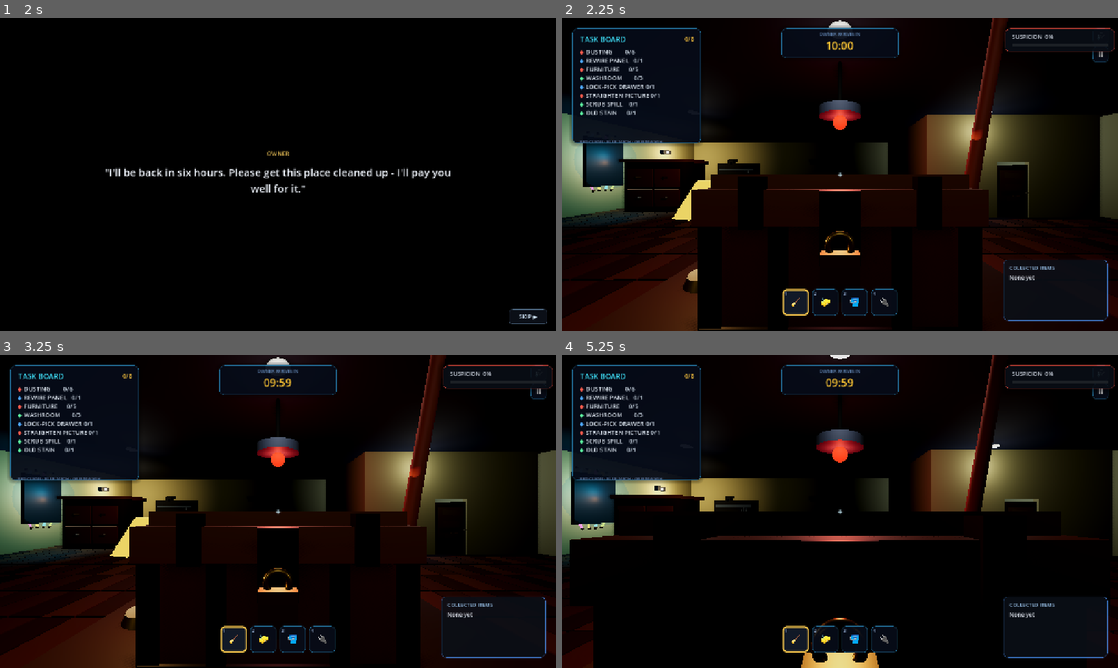
Above: before the commit, frames 1-4 (two rows, left to right).
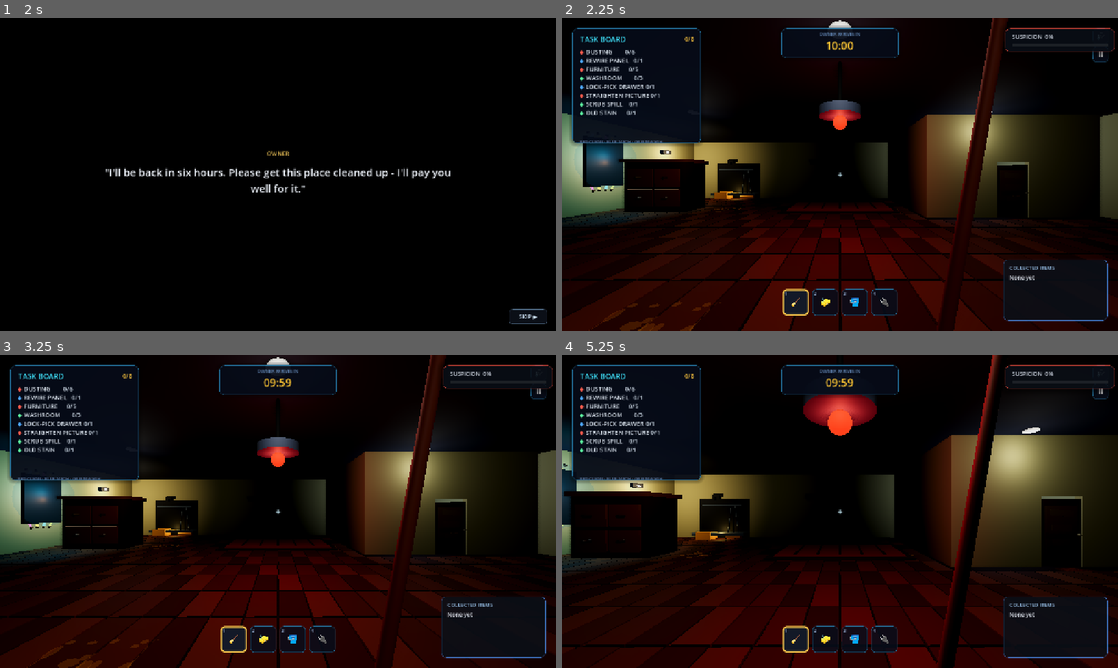
Above: after the commit, the same moments.

Repository: hisir-sys/buildathon-bdmi26-
Game: Godot game, scene res://scenes/start_menu.tscn
Same seed, same stepped clock (60 frames per second), same inputs: the game is played once before the commit and once after it.
Inputs (mouse positions are in pixels of both pictures, inside the frame that each line leads up to):
- Up to frame 1 (2 s): click "START" at 0.5 s; click "START" at 1.25 s
- Up to frame 2 (2.25 s): click "SKIP ▶" at 2 s
- Up to frame 3 (3.25 s): click "🔊" at 2.75 s
- Up to frame 4 (5.25 s): click "Ⅱ" at 3.5 s; tap Enter (ui_accept) at 4.25, 4.52, 5 s; move the mouse to (867, 511) at 4.27 s; hold E (interact) 4.28-5.03 s; hold W (move_forward) from 4.28 s (still down); click (867, 511) at 4.42 s; move the mouse to (812, 511) at 5.02 s; tap Space (toggle_door) at 5.1 s

Frame 1 is identical in both runs. In frame 2, 16% of the frame differs, in the area x 4-80%, y 32-100%; in frame 3, 16%; in frame 4, 37%, in the area x 0-100%, y 0-100%.

Commit message:
NEW FEATURES1

Diff:
--- a/scripts/main_room.gd
+++ b/scripts/main_room.gd
@@ -307,7 +307,10 @@
 	# Not movable. Needs the key (see _build_key).
 	var chest := StaticBody3D.new()
 	chest.name = "TreasureChest"
-	chest.position = Vector3(0.0, 0.1, 2.8)
+	# Wall-mounted placement: the desk sits flush against the front wall and
+	# the chest faces back into the room instead of pointing into the wall.
+	chest.position = Vector3(0.0, 0.1, 8.95)
+	chest.rotation_degrees.y = 180.0
 	chest.set_script(TreasureChestScript)
 	add_child(chest)
 	chest_node = chest
--- a/scripts/treasure_chest.gd
+++ b/scripts/treasure_chest.gd
@@ -1,5 +1,5 @@
 extends StaticBody3D
-# The desk + chest in the back-left corner. Not movable. The player needs the key
+# The desk + chest are mounted against the front wall. Not movable. The player needs the key
 # (found in the bathroom) and has to shift the cabinet away first. Unlocking
 # freezes the game, cuts to a fixed camera, dims the room and asks the player
 # to STEAL or LEAVE the diamond. The result is stored on the GameManager
@@ -13,6 +13,7 @@
 const CABINET_CLEARANCE := 3.2
 
 # Camera positions relative to the chest origin (chest sits on the desk).
+# The root is rotated 180 degrees so the chest front faces into the room.
 const CAM_START := Vector3(0.8, 2.7, 3.6)
 const CAM_END := Vector3(0.3, 2.45, 2.2)
 const CAM_TARGET := Vector3(0.0, 1.2, 0.0)
Not shown, changed: scripts/treasure_chest.gd.uid
